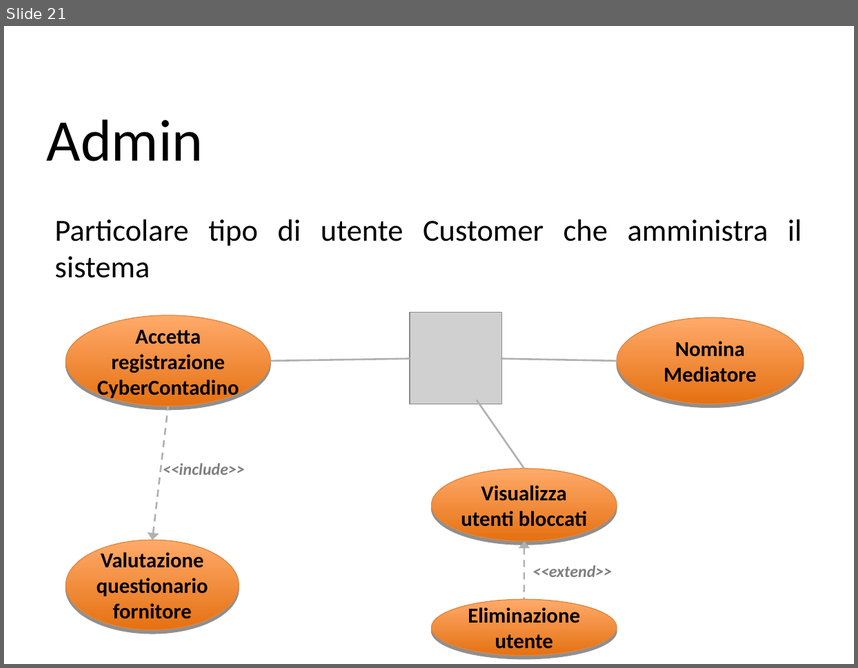
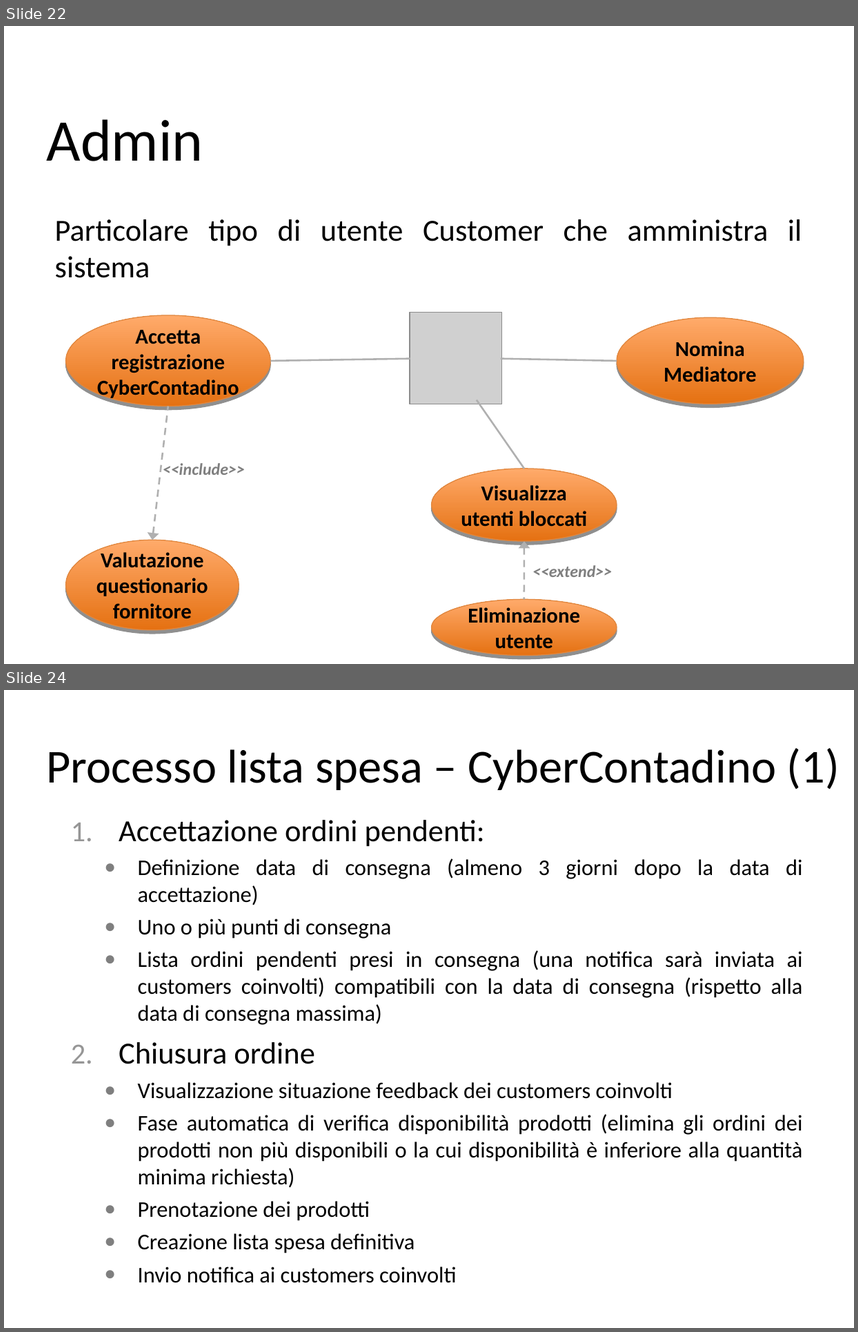
Before and after one commit to ZhangUranus/amicidelgas, a slide deck: trunk/WorkingOfBiz/risorse gassose/G.A.S. 2.2.ppt. Shown one above the other, each under a label of ours: slide 21 before the commit, slides 22 and 24 after it; the slides between them are not shown. The pictures are 858x668 and 858x1332 pixels, drawn with LibreOffice and Linux fonts; fonts in the diff are those of the drawing; grey boxes stand for pictures; background and template pictures are left out. Boxes give left, top, right and bottom in pixels: in the first picture for what was removed or moved away, otherwise in the second. Text is boxed around its words. In the diff, an @@ line names an element or a change of style, - is before the commit and + after.

```diff
--- a/trunk/WorkingOfBiz/risorse gassose/G.A.S. 2.2.ppt
+++ b/trunk/WorkingOfBiz/risorse gassose/G.A.S. 2.2.ppt
@@ slide 24 added at (4, 690, 854, 1328), background picture (left out) @@
@@ title added at (47, 748, 840, 790), 40 pt, text #000000 @@
+Processo lista spesa – CyberContadino (1)
@@ text added at (119, 820, 803, 1283), 19 pt, text #000000 @@
+1. Accettazione ordini pendenti:
+  ● Definizione data di consegna (almeno 3 giorni dopo la data di accettazione)
+  ● Uno o più punti di consegna
+  ● Lista ordini pendenti presi in consegna (una notifica sarà inviata ai customers coinvolti) compatibili con la data di consegna (rispetto alla data di consegna massima)
+2. Chiusura ordine
+  ● Visualizzazione situazione feedback dei customers coinvolti
+  ● Fase automatica di verifica disponibilità prodotti (elimina gli ordini dei prodotti non più disponibili o la cui disponibilità è inferiore alla quantità minima richiesta)
+  ● Prenotazione dei prodotti
+  ● Creazione lista spesa definitiva
+  ● Invio notifica ai customers coinvolti
@@ what was slide 21 is now slide 22 @@
```
Also in this commit, not shown: 3 slides changed, 2 other slides added, 1 slide removed, 2 other files.
